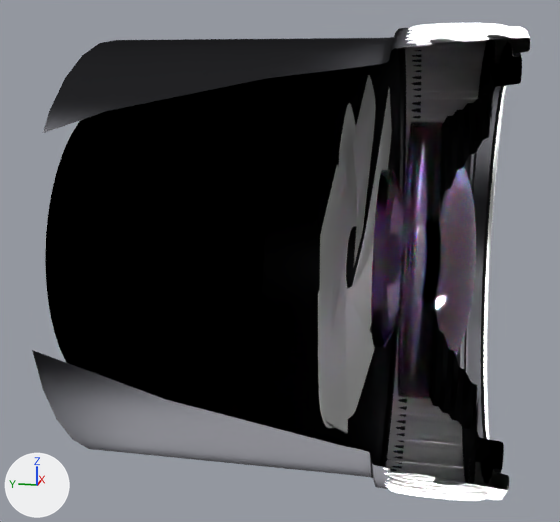
One commit to the Blender file sketch/darktable.blend: the scene before it, then after it.
The view is the same before and after, from a 50 mm camera at (-1.192, -1.478, 1.337) aimed at (-0.043, -1.248, 1.05). Lighting does not change. The marker at lower left points along +X, +Y and +Z. Everything nearer to the camera than a plane just in front of the edit is cut away.
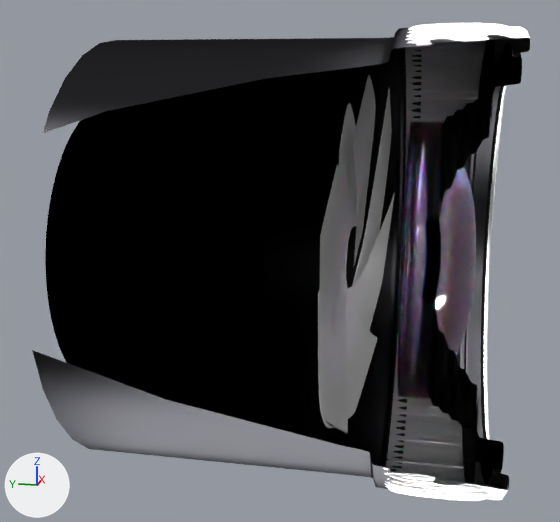
Commit message: / ‘sketch/darktable.blend’

Location of each change, [x1, y1, x2, y2] in pixels of the pictures (560 x 522 px):
'Circle.005', hidden
    before: [371, 170, 404, 348]

The change in detail:
Object 'Circle.005' (ob_circle_005) is now hidden.
